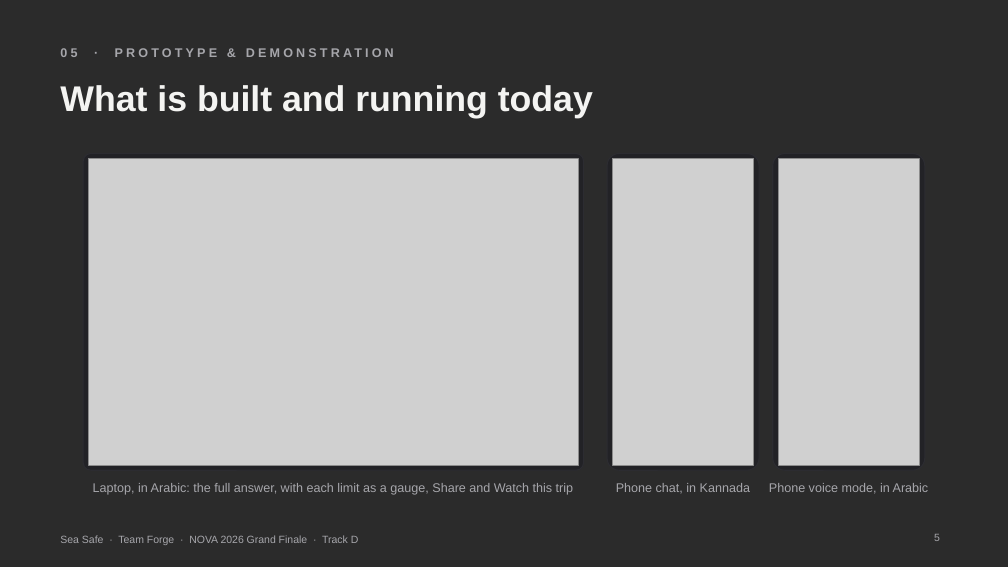
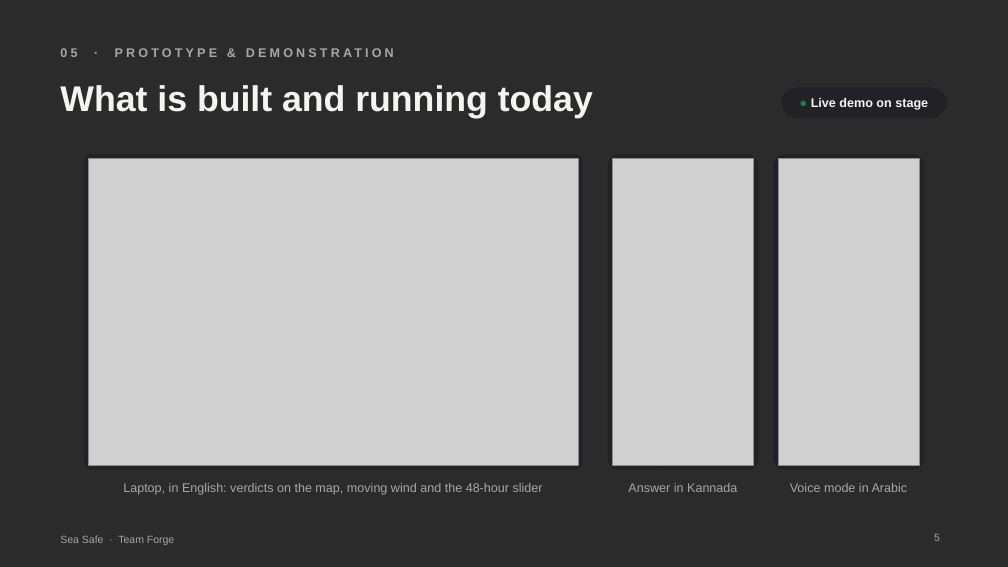
Before and after one commit to vishl4534-arch/sea-safe, a slide deck: slide 5 of Claude outputs/Sea_Safe_NOVA_2026.pptx. Drawn at 1008x567 pixels with LibreOffice and Linux fonts; fonts in the diff are those of the drawing; grey boxes stand for pictures; background and template pictures are left out; a plain dark background stands for a picture behind light text. Boxes give left, top, right and bottom in pixels: in the first picture for what was removed or moved away, otherwise in the second. Text is boxed around its words. In the diff, an @@ line names an element or a change of style, - is before the commit and + after.

```diff
--- a/Claude outputs/Sea_Safe_NOVA_2026.pptx
+++ b/Claude outputs/Sea_Safe_NOVA_2026.pptx
@@ rounded rectangle added at (781,87,948,119), fill #222226, outline #2C2C31 0.75 pt, 12 pt, text #F4F4F2, bold @@
+● Live demo on stage
@@ text at (123,483,543,495): text changed @@
-Laptop, in Arabic: the full answer, with each limit as a gauge, Share and Watch this trip
+Laptop, in English: verdicts on the map, moving wind and the 48-hour slider
@@ text at (628,483,737,492): text changed @@
-Phone chat, in Kannada
+Answer in Kannada
@@ text at (790,483,908,492): text changed @@
-Phone voice mode, in Arabic
+Voice mode in Arabic
@@ text at (60,535,174,545): text changed @@
-Sea Safe · Team Forge · NOVA 2026 Grand Finale · Track D
+Sea Safe · Team Forge
```
Also in this commit, not shown: 5 other slides changed, 1 slide added, 1 slide removed.
